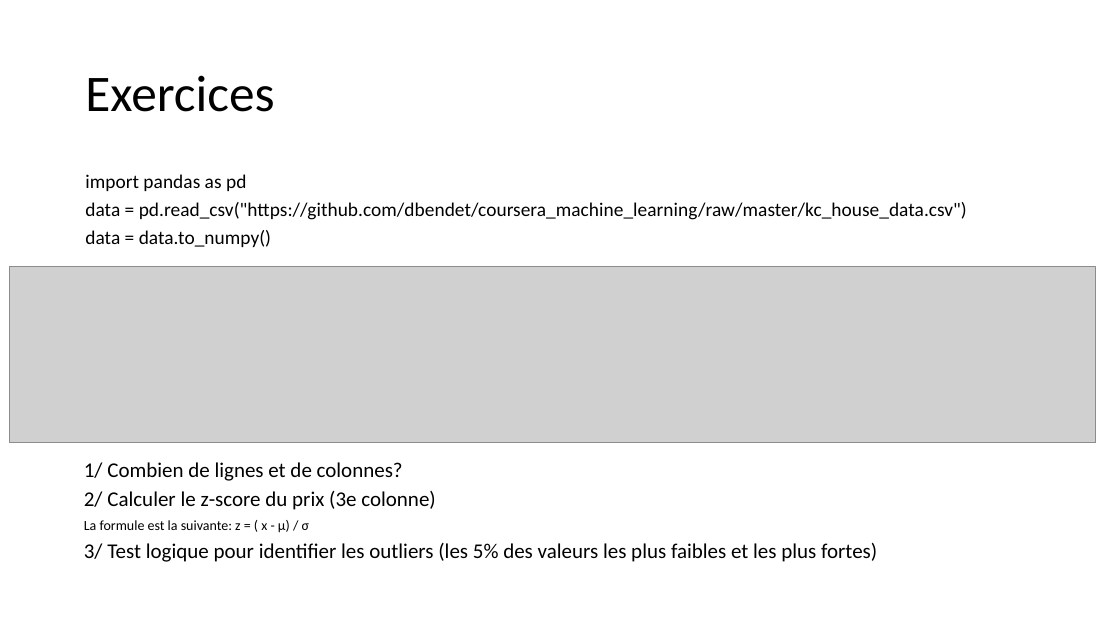
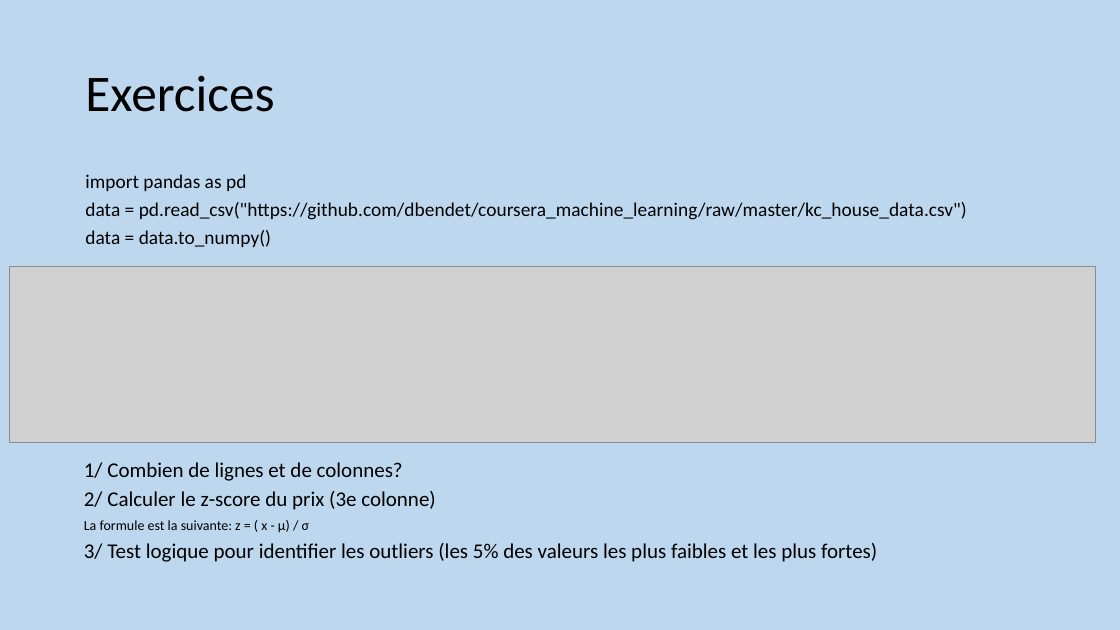
Before and after one commit to aubinthomas/Course, a slide deck: slide 38 of python_debutant/Formation Python débutant.pptx (slide 39 before the commit). Drawn at 1120x630 pixels with LibreOffice and Linux fonts; fonts in the diff are those of the drawing; grey boxes stand for pictures. Boxes give left, top, right and bottom in pixels: in the first picture for what was removed or moved away, otherwise in the second. Text is boxed around its words. In the diff, an @@ line names an element or a change of style, - is before the commit and + after.

```diff
--- a/python_debutant/Formation Python débutant.pptx
+++ b/python_debutant/Formation Python débutant.pptx
@@ background #FFFFFF to #BDD7EE @@
```
Also in this commit, not shown: 5 other slides changed, 1 slide removed.
